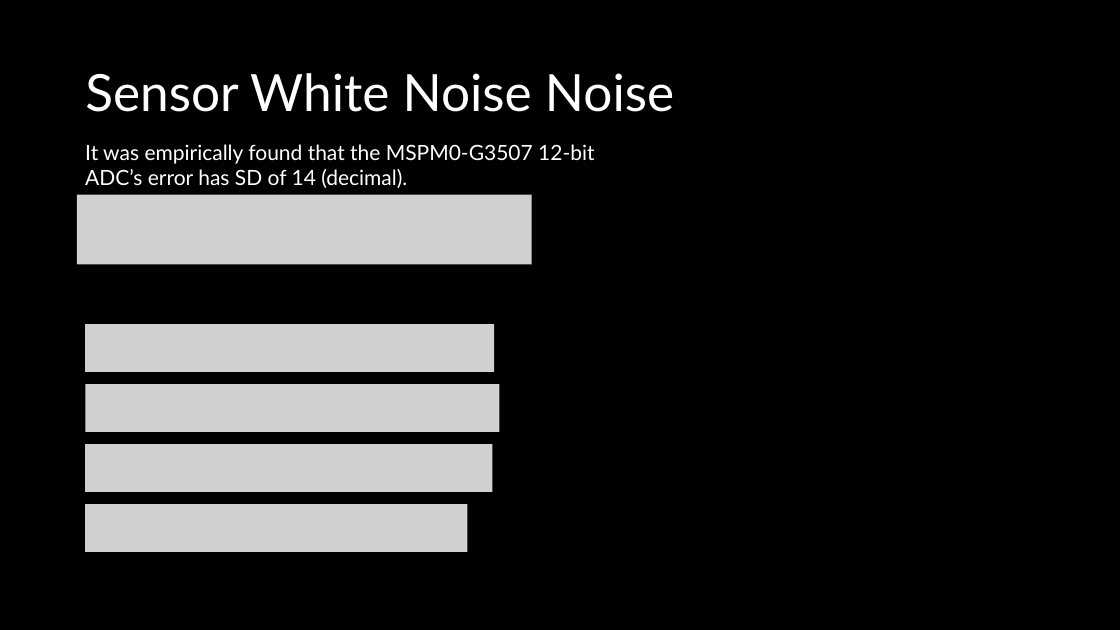
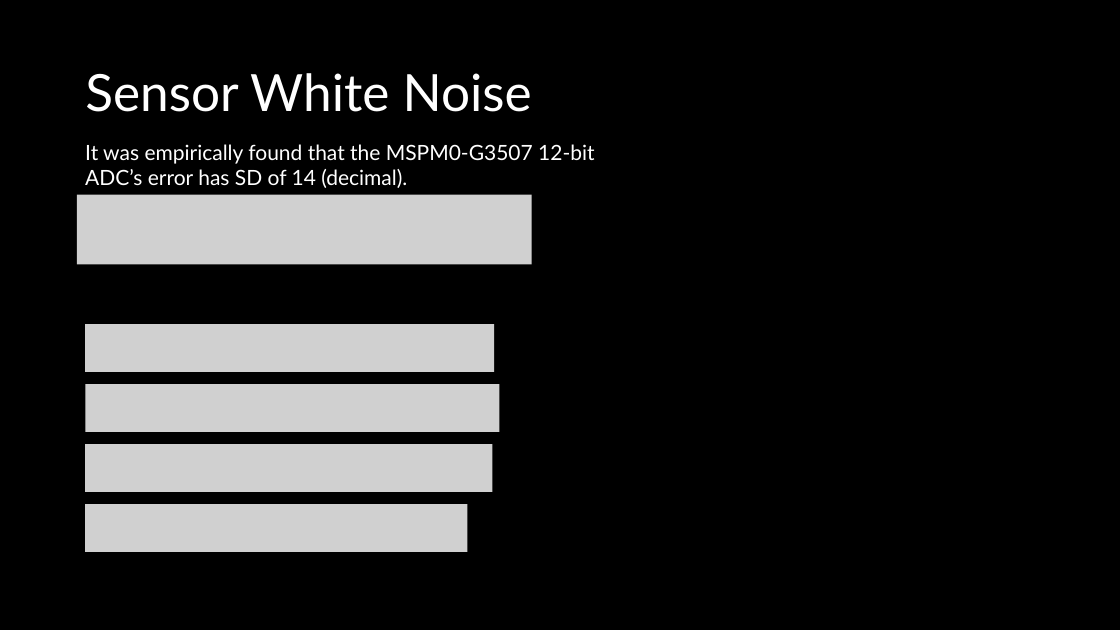
Before and after one commit to ut-ras/rm_electrical-supercap_v2, a slide deck: slide 32 of UT Robomasters – Supercap Power Stage Modeling.pptx. Drawn at 1120x630 pixels with LibreOffice and Linux fonts; fonts in the diff are those of the drawing; grey boxes stand for pictures. Boxes give left, top, right and bottom in pixels: in the first picture for what was removed or moved away, otherwise in the second. Text is boxed around its words. In the diff, an @@ line names an element or a change of style, - is before the commit and + after.

Commit message:
minor tweaks from jed to fix up problem statement presentation

```diff
--- a/UT Robomasters – Supercap Power Stage Modeling.pptx
+++ b/UT Robomasters – Supercap Power Stage Modeling.pptx
@@ title at (85,73,532,112): text changed @@
-Sensor White Noise Noise
+Sensor White Noise
```
